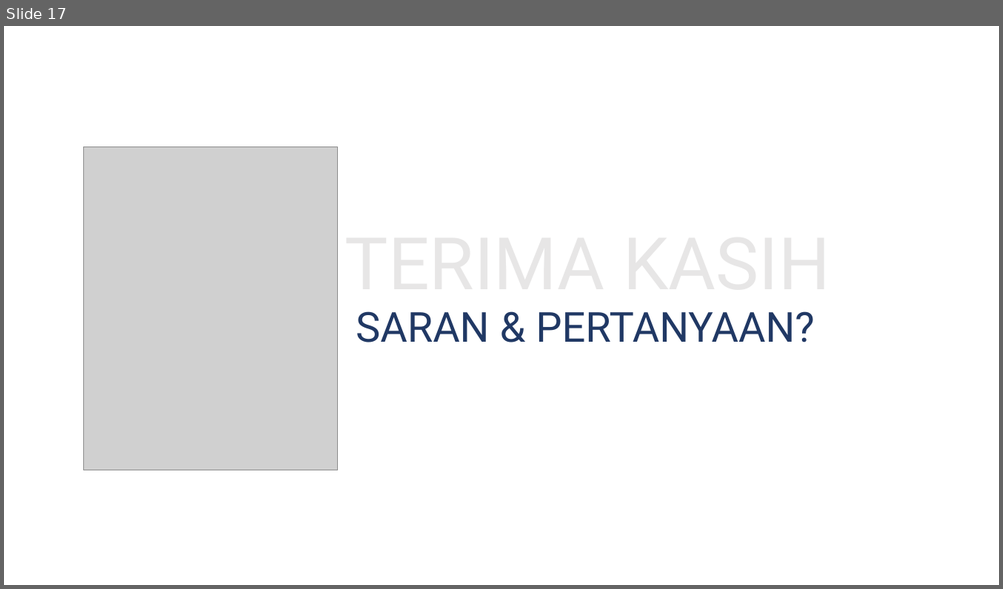
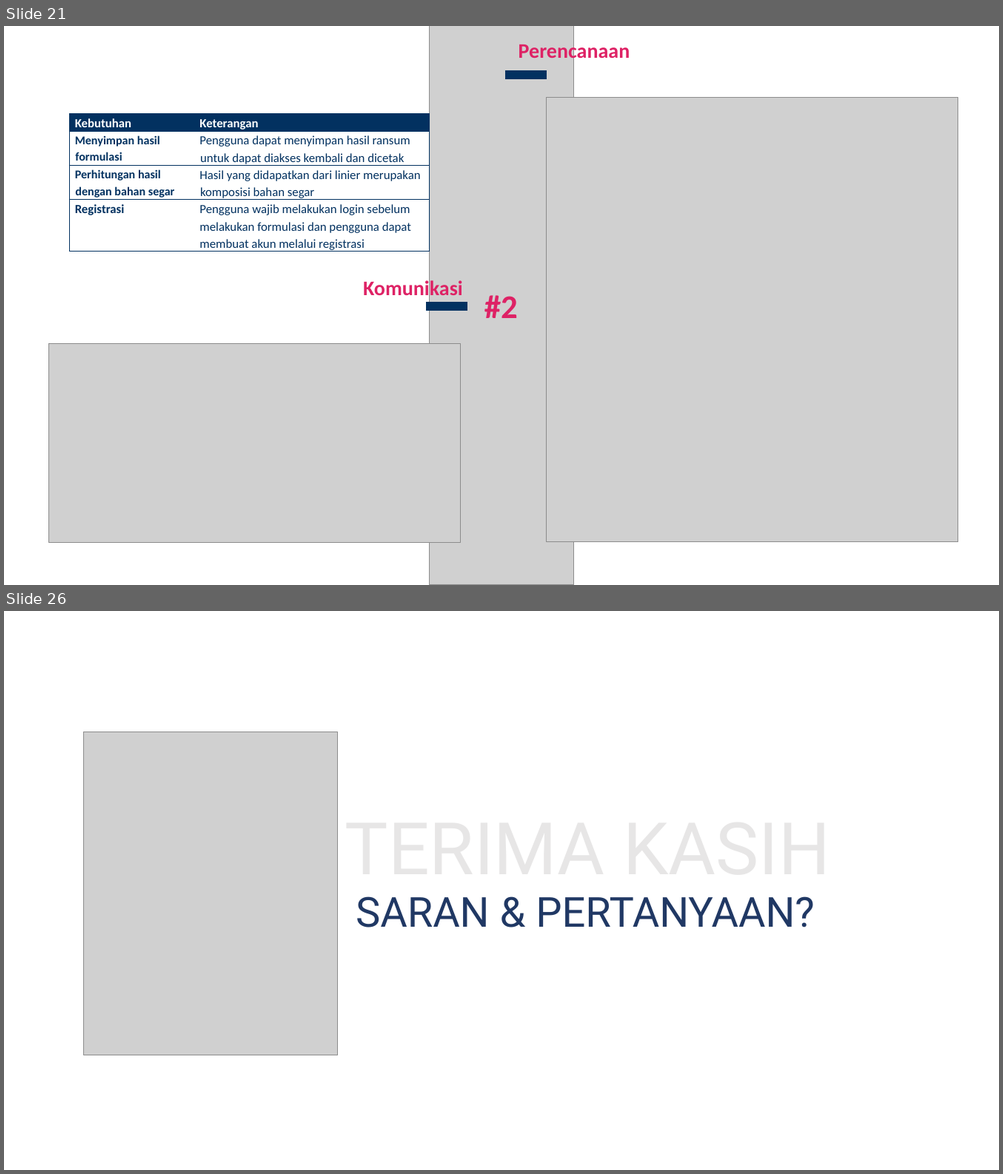
Before and after one commit to alinnural/skripsi, a slide deck: PENULISAN/Kolokium/Kolokium_G64154068_040917.pptx. Shown one above the other, each under a label of ours: slide 17 before the commit, slides 21 and 26 after it; the slides between them are not shown. The pictures are 1003x589 and 1003x1174 pixels, drawn with LibreOffice and Linux fonts; fonts in the diff are those of the drawing; grey boxes stand for pictures. Boxes give left, top, right and bottom in pixels: in the first picture for what was removed or moved away, otherwise in the second. Text is boxed around its words. In the diff, an @@ line names an element or a change of style, - is before the commit and + after.

```diff
--- a/PENULISAN/Kolokium/Kolokium_G64154068_040917.pptx
+++ b/PENULISAN/Kolokium/Kolokium_G64154068_040917.pptx
@@ slide 21 added at [4, 26, 999, 585], background #FFFFFF @@
@@ picture added at [430, 26, 574, 585] @@
@@ text added at [518, 41, 630, 63], 20 pt, text #DE2265, bold @@
+Perencanaan
@@ line added from (506, 75) to (546, 75), #023160 8.5 pt @@
@@ table added at [70, 114, 430, 255], 4 rows, 2 columns @@
+Kebutuhan | Keterangan
+Menyimpan hasil formulasi | Pengguna dapat menyimpan hasil ransum untuk dapat diakses kembali dan dicetak
+Perhitungan hasil dengan bahan segar | Hasil yang didapatkan dari linier merupakan komposisi bahan segar
+Registrasi | Pengguna wajib melakukan login sebelum melakukan formulasi dan pengguna dapat membuat akun melalui registrasi
@@ picture added at [546, 97, 958, 543] @@
@@ text added at [363, 278, 463, 301], 20 pt, text #DE2265, bold @@
+Komunikasi
@@ line added from (426, 306) to (467, 306), #023160 8.5 pt @@
@@ text added at [484, 295, 518, 318], 32 pt, text #DE2265, bold @@
+#2
@@ picture added at [48, 344, 460, 543] @@
@@ what was slide 17 is now slide 26 @@
```
Also in this commit, not shown: 7 slides changed, 10 other slides added, 2 slides removed, 2 other files.
